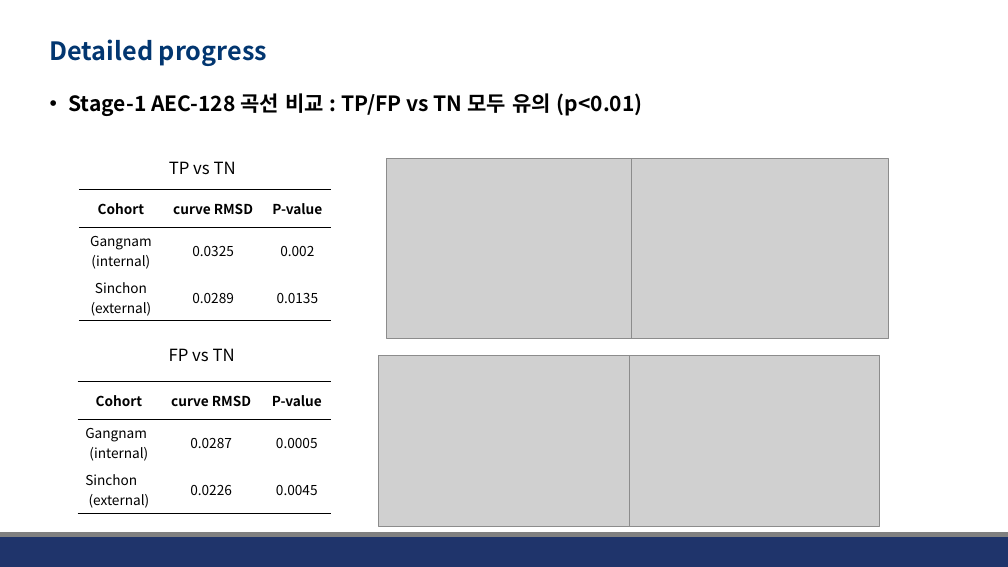
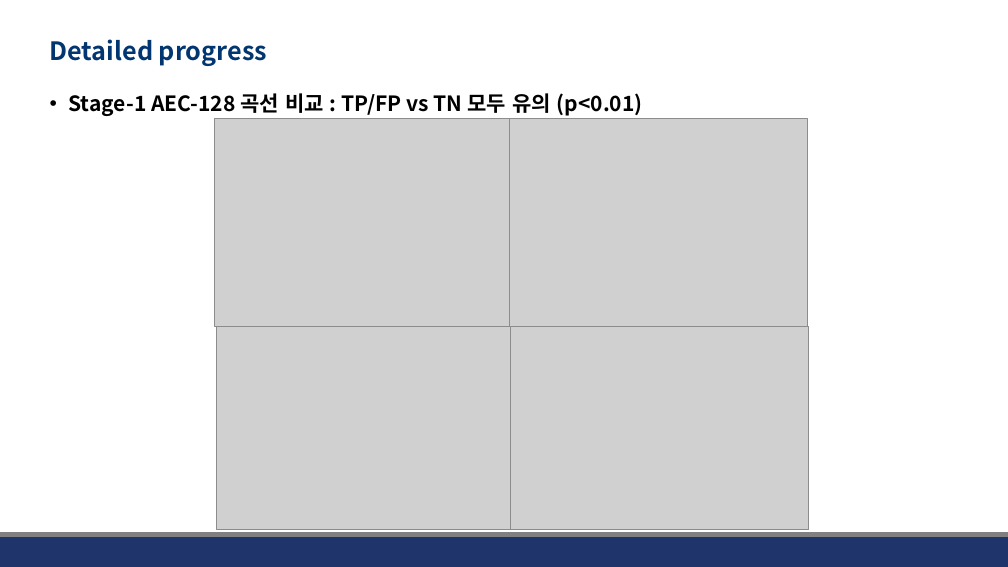
Before and after one commit to JHWannabe/Clinical_Study, a slide deck: slide 10 of docs/260724_Comparison of AECs between groups after low-smi classification with clinic data.pptx (slide 6 before the commit). Drawn at 1008x567 pixels with LibreOffice and Linux fonts; fonts in the diff are those of the drawing; grey boxes stand for pictures; background and template pictures are left out. Boxes give left, top, right and bottom in pixels: in the first picture for what was removed or moved away, otherwise in the second. Text is boxed around its words. In the diff, an @@ line names an element or a change of style, - is before the commit and + after.

```diff
--- a/docs/260724_Comparison of AECs between groups after low-smi classification with clinic data.pptx
+++ b/docs/260724_Comparison of AECs between groups after low-smi classification with clinic data.pptx
@@ picture resized from (x1=386, y1=159, x2=644, y2=339) to (x1=215, y1=118, x2=513, y2=326) @@
@@ picture resized from (x1=631, y1=159, x2=889, y2=339) to (x1=510, y1=118, x2=808, y2=326) @@
@@ text removed at (x1=169, y1=161, x2=236, y2=175) @@
-TP vs TN
@@ table removed at (x1=79, y1=189, x2=331, y2=320), 3 rows, 3 columns @@
-Cohort | curve RMSD | P-value
-Gangnam / (internal) | 0.0325 | 0.002
-Sinchon / (external) | 0.0289 | 0.0135
@@ picture resized from (x1=379, y1=355, x2=629, y2=526) to (x1=216, y1=327, x2=514, y2=530) @@
@@ picture resized from (x1=629, y1=355, x2=879, y2=526) to (x1=511, y1=327, x2=809, y2=530) @@
@@ text removed at (x1=169, y1=348, x2=235, y2=362) @@
-FP vs TN
@@ table removed at (x1=78, y1=382, x2=332, y2=512), 3 rows, 3 columns @@
-Cohort | curve RMSD | P-value
-Gangnam (internal) | 0.0287 | 0.0005
-Sinchon (external) | 0.0226 | 0.0045
```
Also in this commit, not shown: 2 other slides changed, 6 slides added, 30 other files.
